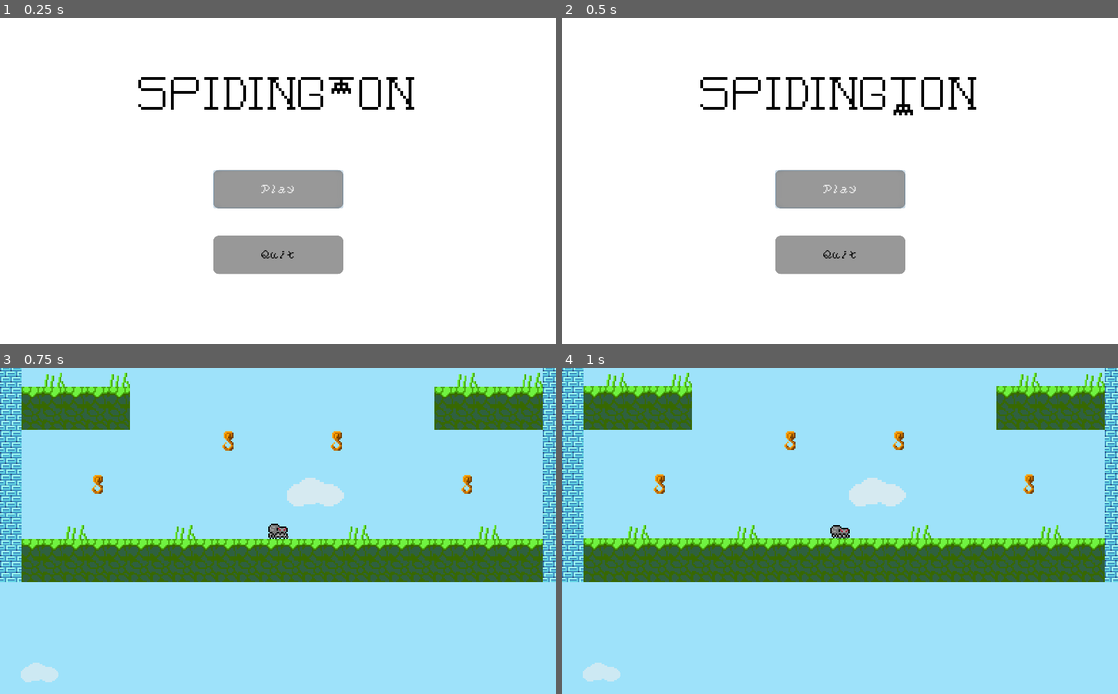
Above: before the commit, frames 1-4 (two rows, left to right).
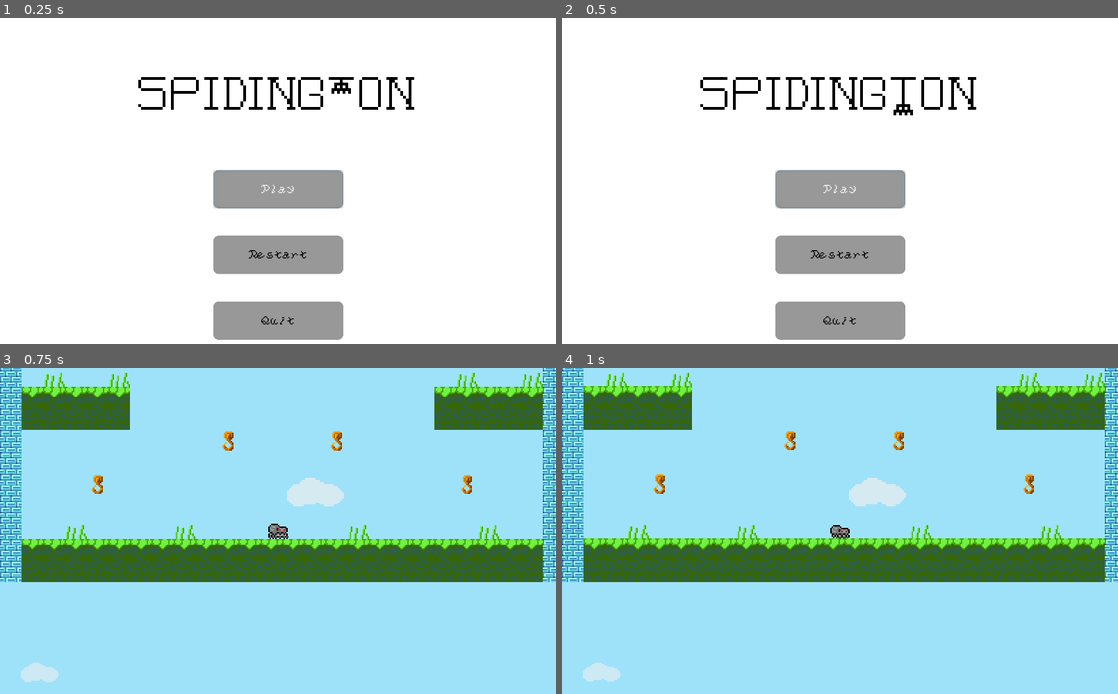
Above: after the commit, the same moments.

Repository: Tusentio/Spidington
Game: Godot game, scene res://Scenes/Menu/Menu.tscn
Same seed, same stepped clock (60 frames per second), same inputs: the game is played once before the commit and once after it.
Inputs:
- Up to frame 1 (0.25 s): no input
- Up to frame 2 (0.5 s): no input
- Up to frame 3 (0.75 s): click "Play" (after the commit: "Restart") at 0.5 s
- Up to frame 4 (1 s): no input

The runs differ from the first frame. In frame 1, 2.8% of the frame differs, in the area x 38-62%, y 71-99%; in frame 2, 2.8%; in frame 3, nothing differs; in frame 4, nothing differs.

Commit message:
Restart button made

Diff:
--- a/Scenes/Menu/Menu.tscn
+++ b/Scenes/Menu/Menu.tscn
@@ -96,10 +96,27 @@
 "_edit_use_anchors_": false
 }
 
-[node name="QuitButton" type="Button" parent="ColorRect/ButtonContainer"]
+[node name="RestartButton" type="Button" parent="ColorRect/ButtonContainer"]
 margin_top = 121.0
 margin_right = 239.0
 margin_bottom = 191.0
+rect_min_size = Vector2( 0, 70 )
+focus_neighbour_top = NodePath("../QuitButton")
+custom_styles/hover = SubResource( 1 )
+custom_styles/normal = SubResource( 2 )
+custom_fonts/font = ExtResource( 2 )
+custom_colors/font_color_disabled = Color( 0, 0, 0, 1 )
+custom_colors/font_color = Color( 0, 0, 0, 1 )
+text = "Restart"
+script = ExtResource( 4 )
+__meta__ = {
+"_edit_use_anchors_": false
+}
+
+[node name="QuitButton" type="Button" parent="ColorRect/ButtonContainer"]
+margin_top = 242.0
+margin_right = 239.0
+margin_bottom = 312.0
 rect_min_size = Vector2( 0, 70 )
 focus_neighbour_bottom = NodePath("../PlayButton")
 custom_styles/hover = SubResource( 1 )
@@ -118,5 +135,6 @@
 script = ExtResource( 11 )
 
 [connection signal="pressed" from="ColorRect/ButtonContainer/PlayButton" to="ColorRect/ButtonContainer/PlayButton" method="_on_PlayButton_pressed"]
+[connection signal="pressed" from="ColorRect/ButtonContainer/RestartButton" to="ColorRect/ButtonContainer/RestartButton" method="_on_PlayButton_pressed"]
 [connection signal="pressed" from="ColorRect/ButtonContainer/QuitButton" to="ColorRect/ButtonContainer/QuitButton" method="_on_QuitButton_pressed"]
 [connection signal="animation_finished" from="ColorRect/Logo" to="ColorRect/Logo" method="_on_Logo_animation_finished"]
